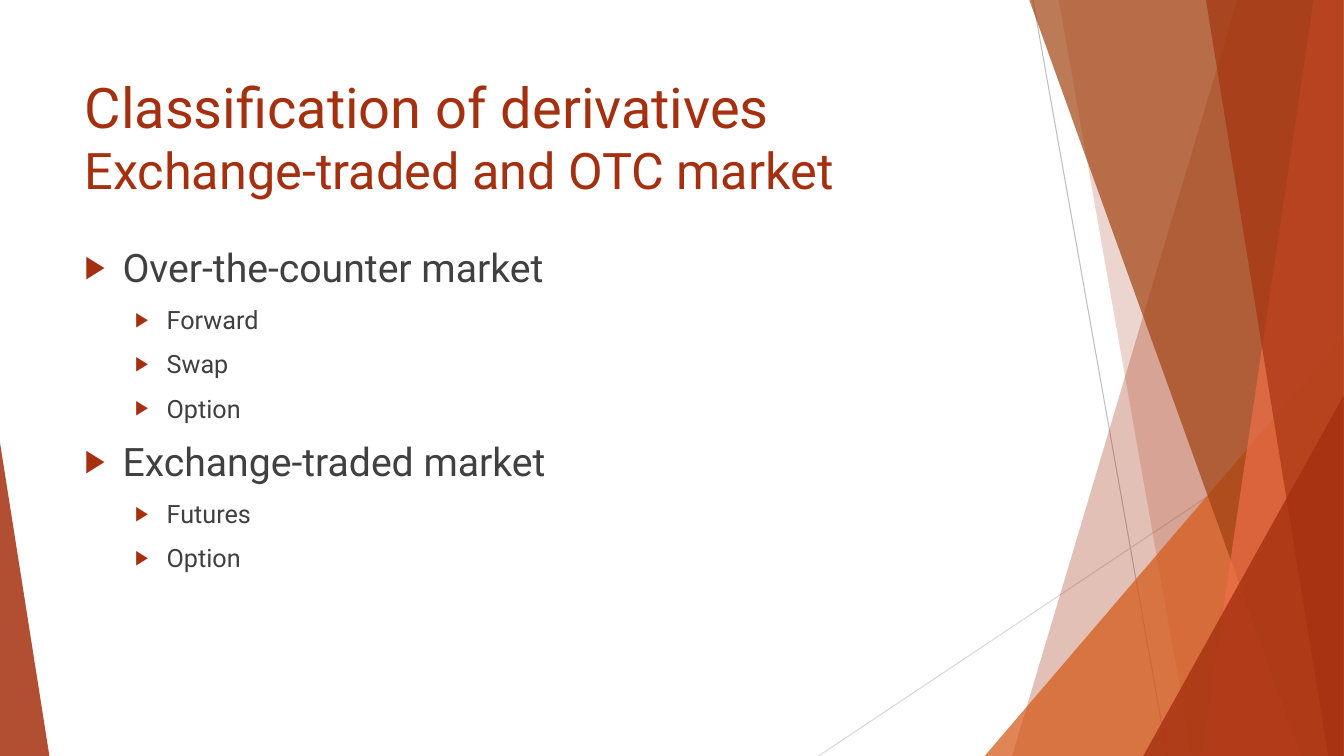
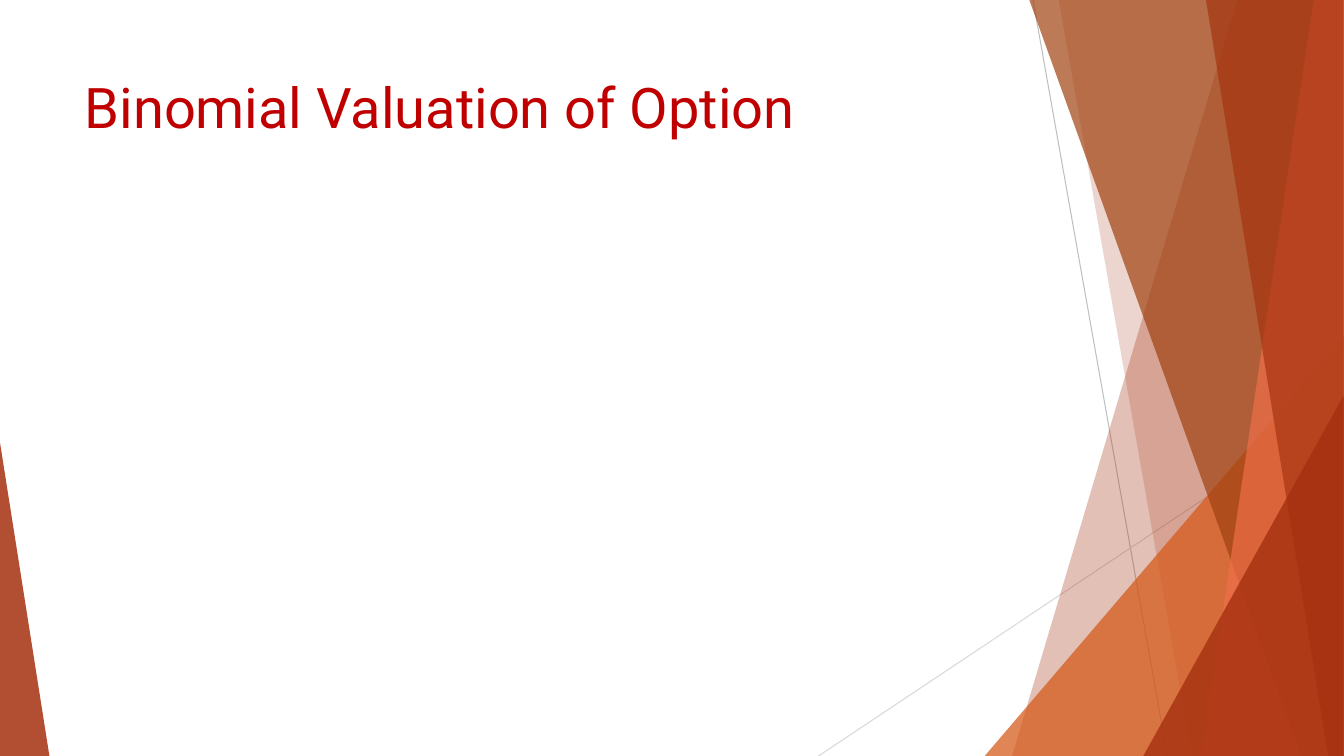
Before and after one commit to Isco0530/data, a slide deck: slide 47 of Reading 46.pptx (slide 58 before the commit). Drawn at 1344x756 pixels with LibreOffice and Linux fonts; fonts in the diff are those of the drawing; grey boxes stand for pictures. Boxes give left, top, right and bottom in pixels: in the first picture for what was removed or moved away, otherwise in the second. Text is boxed around its words. In the diff, an @@ line names an element or a change of style, - is before the commit and + after.

```diff
--- a/Reading 46.pptx
+++ b/Reading 46.pptx
@@ title at [85,85,795,140]: text changed; text colour #A5300F to #C00000 @@
-Classification of derivatives
-Exchange-traded and OTC market
+Binomial Valuation of Option
@@ text removed at [123,252,546,572] @@
-▶ Over-the-counter market
-  ▶ Forward
-  ▶ Swap
-  ▶ Option
-▶ Exchange-traded market
-  ▶ Futures
-  ▶ Option
```
Also in this commit, not shown: 11 other slides changed, 3 slides added, 14 slides removed.
